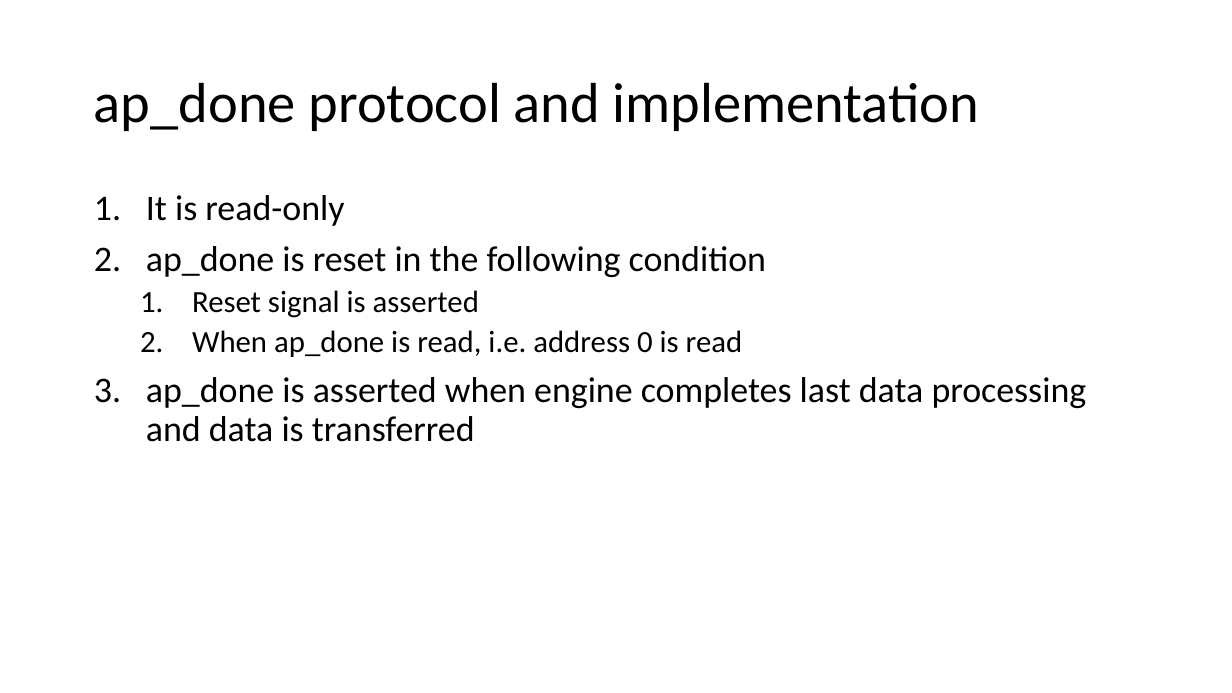
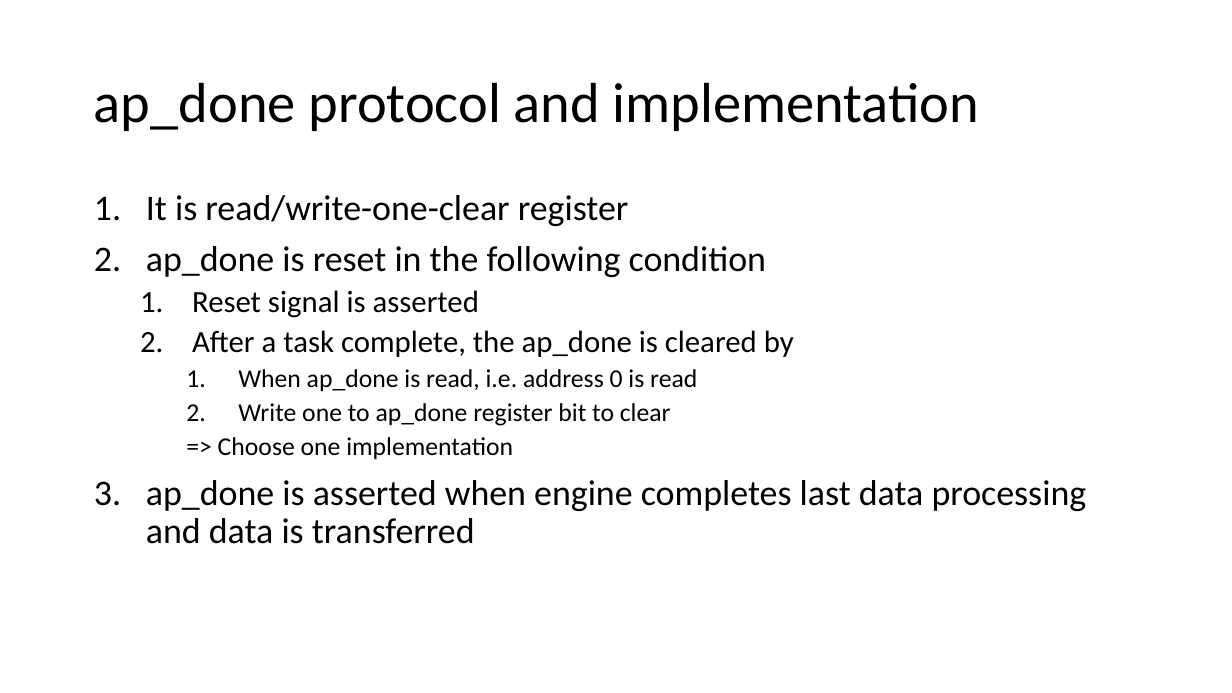
Before and after one commit to bol-edu/caravel-soc_fpga-lab, a slide deck: slide 15 of lab-fir/lab3-fir-workbook.pptx. Drawn at 1232x693 pixels with LibreOffice and Linux fonts; fonts in the diff are those of the drawing. Boxes give left, top, right and bottom in pixels: in the first picture for what was removed or moved away, otherwise in the second. Text is boxed around its words. In the diff, an @@ line names an element or a change of style, - is before the commit and + after.

```diff
--- a/lab-fir/lab3-fir-workbook.pptx
+++ b/lab-fir/lab3-fir-workbook.pptx
@@ text at (x1=146, y1=195, x2=629, y2=226): text changed @@
-1. It is read-only
+1. It is read/write-one-clear register
@@ text at (x1=192, y1=330, x2=794, y2=357): paragraph added @@
+  2. After a task complete, the ap_done is cleared by
@@ text at (x1=238, y1=369, x2=697, y2=391): size 24 to 20 pt in "When ap_done is read, i.e. address 0 ..."; list level 2 to 3 in "When ap_done is read, i.e. ..." @@
@@ text at (x1=218, y1=403, x2=671, y2=459): paragraphs added @@
+    2. Write one to ap_done register bit to clear
+    => Choose one implementation
```
Also in this commit, not shown: 7 other slides changed, 5 slides added, 1 other file.
